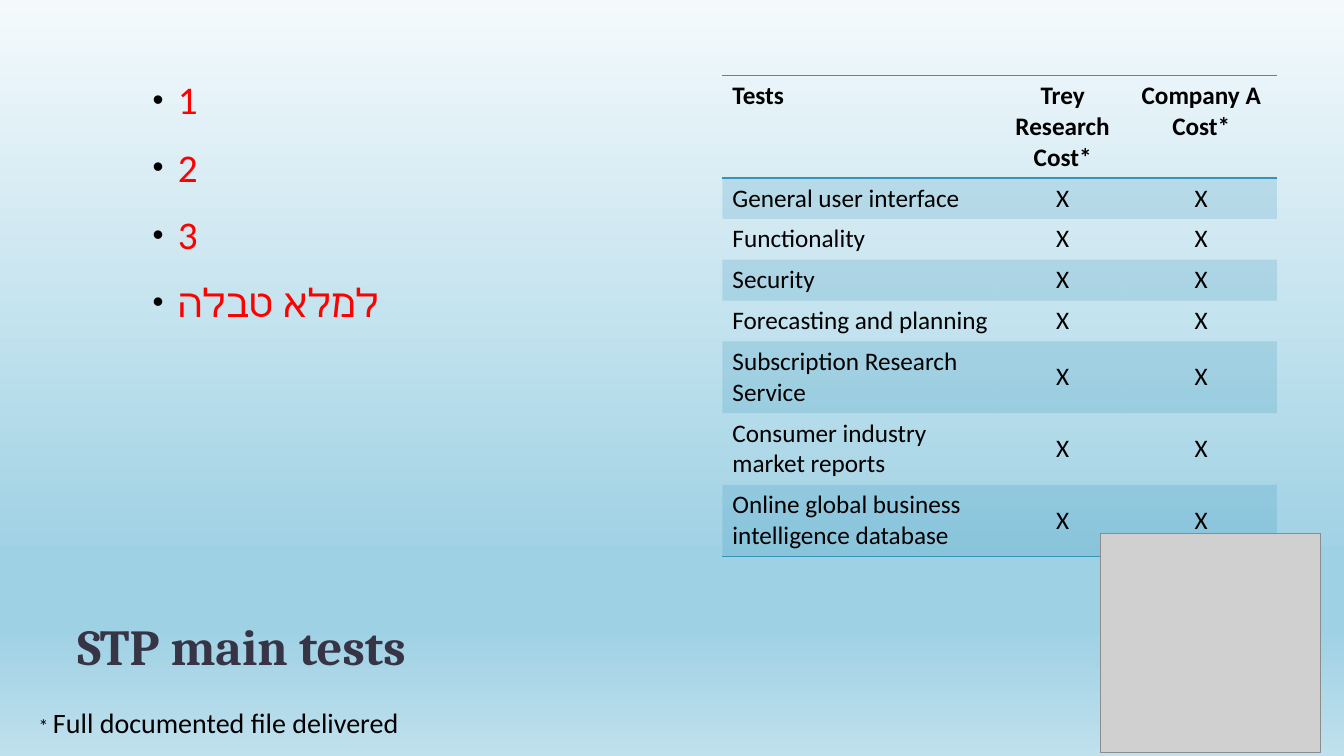
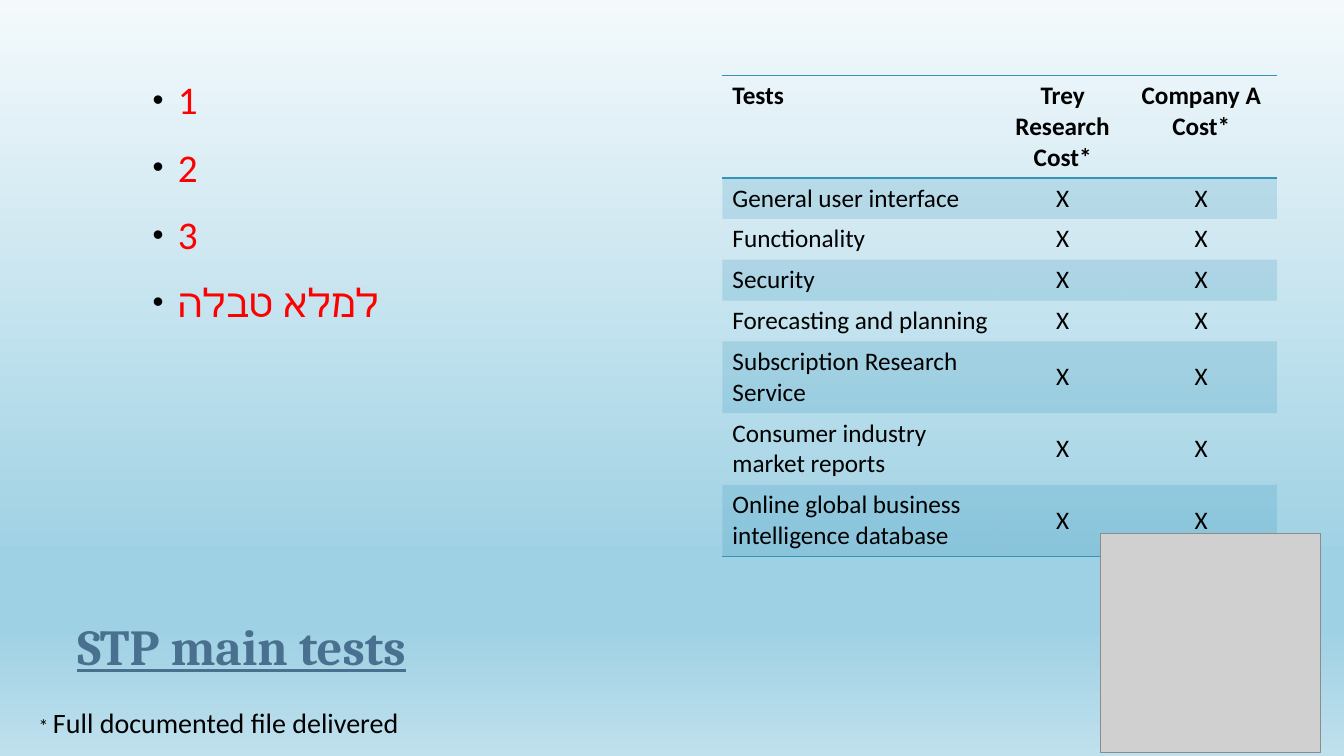
Before and after one commit to Adaneadgo/Pack4u, a slide deck: slide 11 of Pack4U.pptx (slide 12 before the commit). Drawn at 1344x756 pixels with LibreOffice and Linux fonts; fonts in the diff are those of the drawing; grey boxes stand for pictures. Boxes give left, top, right and bottom in pixels: in the first picture for what was removed or moved away, otherwise in the second. Text is boxed around its words. In the diff, an @@ line names an element or a change of style, - is before the commit and + after.

```diff
--- a/Pack4U.pptx
+++ b/Pack4U.pptx
@@ title "STP main tests" at box(77, 630, 406, 672): text colour #373545 to #4A7090, underline on @@
```
Also in this commit, not shown: 12 other slides changed, 2 slides added, 3 slides removed.
